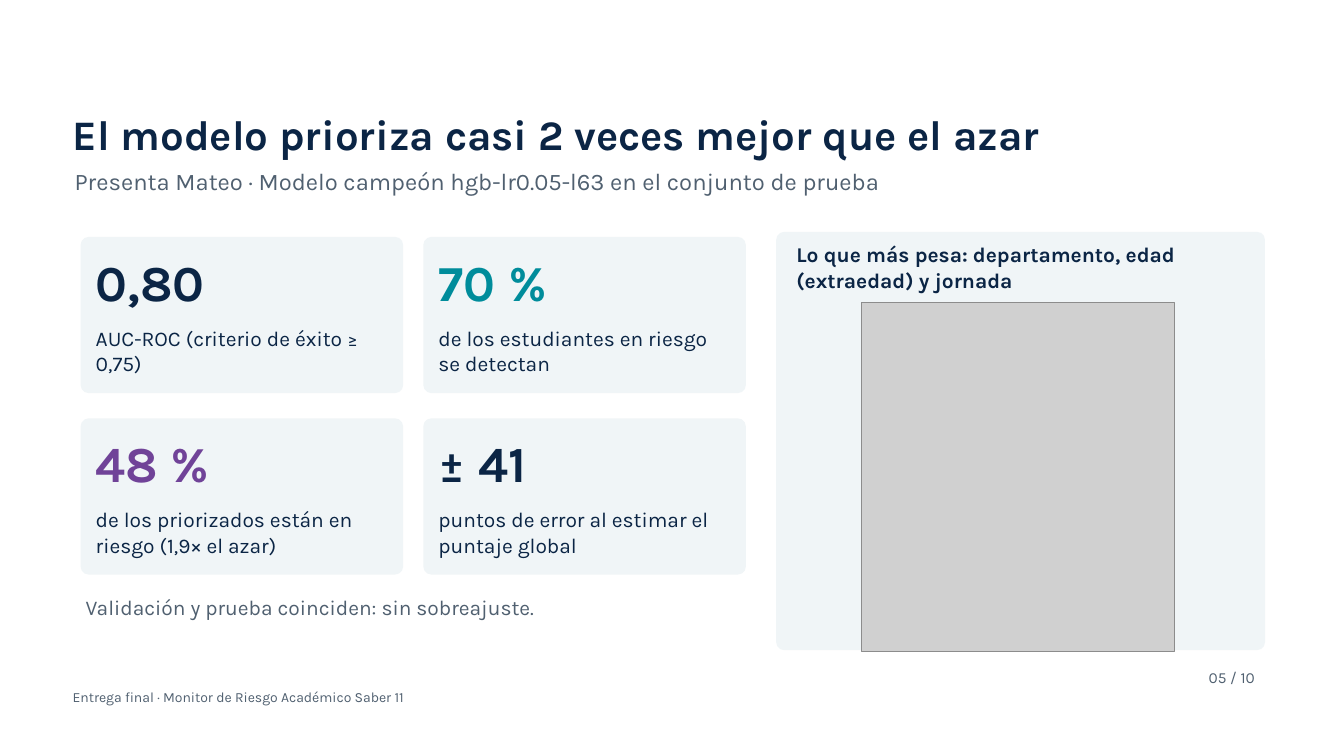
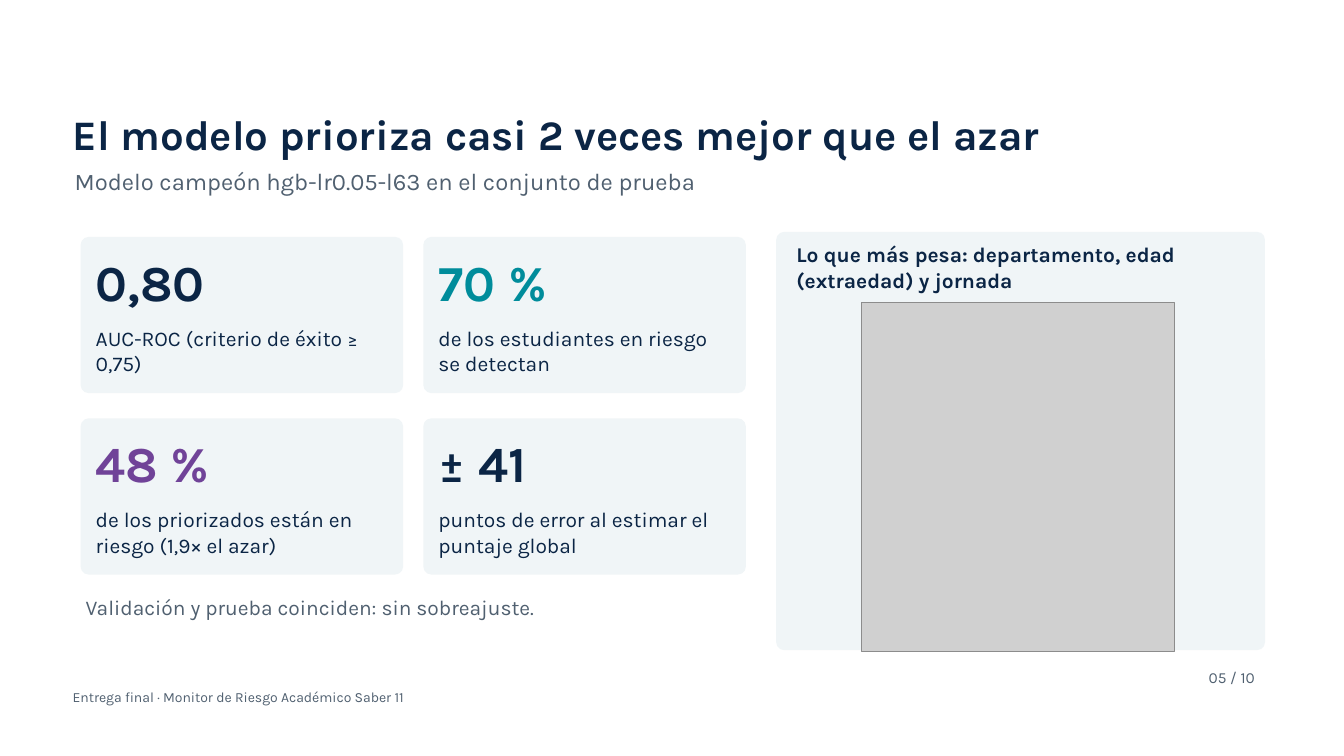
Before and after one commit to mateor0408-sys/proyecto-saber11-dsa, a slide deck: slide 5 of docs/video/presentacion_video.pptx. Drawn at 1344x756 pixels with LibreOffice and Linux fonts; fonts in the diff are those of the drawing; grey boxes stand for pictures; background and template pictures are left out. Boxes give left, top, right and bottom in pixels: in the first picture for what was removed or moved away, otherwise in the second. Text is boxed around its words. In the diff, an @@ line names an element or a change of style, - is before the commit and + after.

Commit message:
Presentación del video sin rótulos de presentador

```diff
--- a/docs/video/presentacion_video.pptx
+++ b/docs/video/presentacion_video.pptx
@@ text at (75, 172, 695, 196): text changed @@
-Presenta Mateo · Modelo campeón hgb-lr0.05-l63 en el conjunto de prueba
+Modelo campeón hgb-lr0.05-l63 en el conjunto de prueba
```
Also in this commit, not shown: 8 other slides changed, 2 other files.
